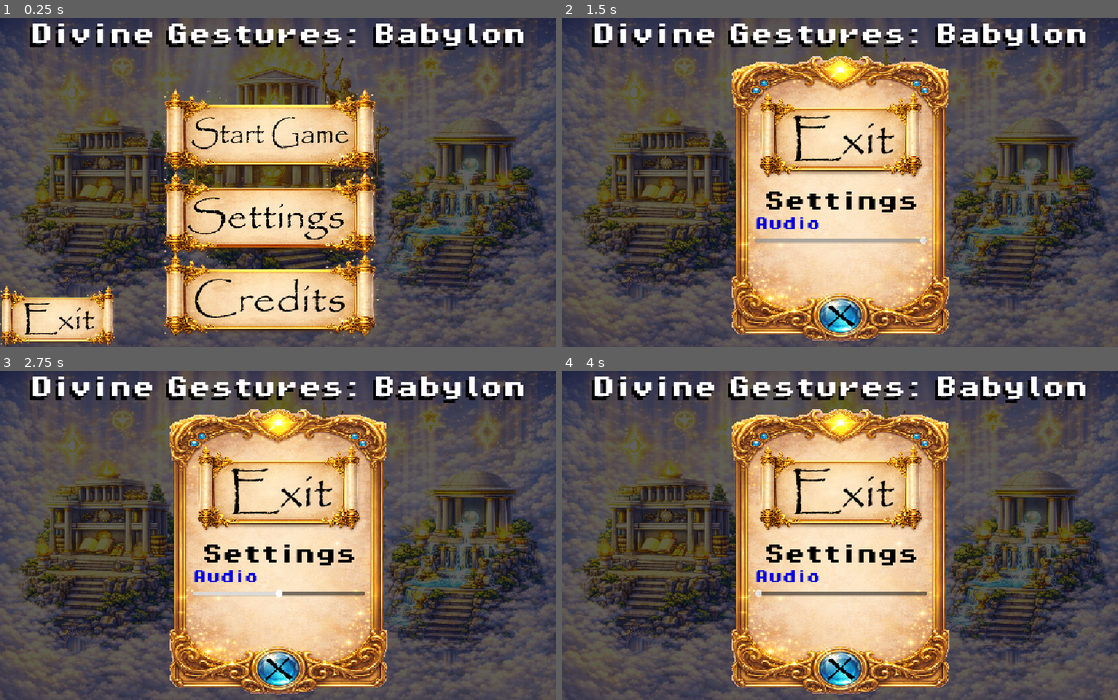
Above: before the commit, frames 1-4 (two rows, left to right).
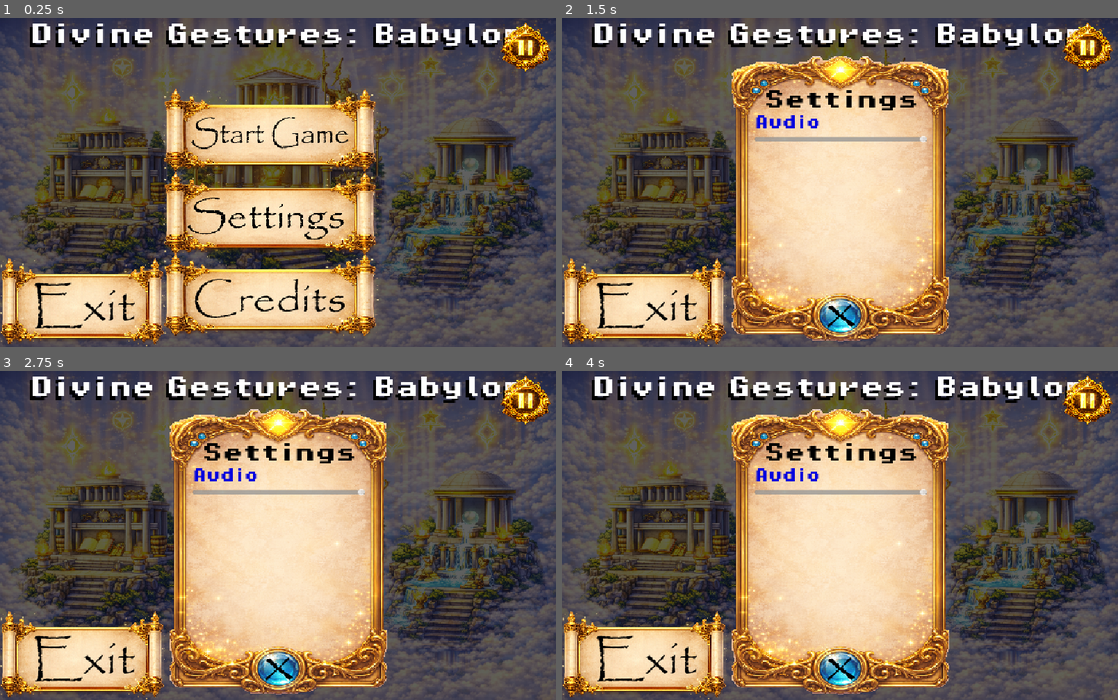
Above: after the commit, the same moments.

Repository: Hezechiel/DGB
Game: Godot game, scene res://scenes/menu/MainMenu.tscn
Same seed, same stepped clock (60 frames per second), same inputs: the game is played once before the commit and once after it.
Inputs (mouse positions are in pixels of both pictures, inside the frame that each line leads up to):
- Up to frame 1 (0.25 s): no input
- Up to frame 2 (1.5 s): tap Enter at 0.5 s; move the mouse to (962, 166) at 0.52 s; hold D (move_right) 0.53-1.25 s; hold Space (attack) 0.53-1.25 s; click (962, 166) at 0.67 s; drag from (728, 198) to (812, 248) at 1.27 s
- Up to frame 3 (2.75 s): tap Enter at 2 s; move the mouse to (278, 594) at 2.02 s; hold D (move_right) from 2.03 s (still down); hold Space (attack) from 2.03 s (still down); click (278, 594) at 2.17 s
- Up to frame 4 (4 s): release D (move_right) at 2.75 s; release Space (attack) at 2.75 s; drag from (840, 594) to (673, 486) at 2.77 s; tap Enter at 3.5 s; move the mouse to (1006, 584) at 3.52 s; hold A (move_left) from 3.53 s (still down); hold Space (attack) from 3.53 s (still down); click (1006, 584) at 3.67 s

The runs differ from the first frame. In frame 1, 6.2% of the frame differs, in the area x 0-100%, y 1-100%; in frame 2, 13%; in frame 3, 13%; in frame 4, 13%.

Commit message:
reworked pause button to new hud layer in arena scene. button visible but not working yet.

Diff:
--- a/scenes/MobileControls.tscn
+++ b/scenes/MobileControls.tscn
@@ -2,8 +2,6 @@
 
 [ext_resource type="Script" uid="uid://wxuwk8rjiujy" path="res://scripts/joystick.gd" id="1_0i7bk"]
 [ext_resource type="Texture2D" uid="uid://c65vg25i2wwaa" path="res://assets/virtual_joystick/joystick_tip.png" id="2_c6u6f"]
-[ext_resource type="Texture2D" uid="uid://br7wobrrnnlw2" path="res://assets/menu/UI_pause_basic.png" id="3_oueyw"]
-[ext_resource type="Texture2D" uid="uid://0mm8l214npdt" path="res://assets/menu/UI_pause_presed.png" id="4_sotbg"]
 
 [sub_resource type="CompressedTexture2D" id="CompressedTexture2D_c6u6f"]
 load_path = "res://.godot/imported/joystick_base_outline.png-c68e3d27899a7700b749a4bc969caacc.ctex"
@@ -114,15 +112,3 @@
 grow_vertical = 2
 mouse_filter = 2
 texture = ExtResource("2_c6u6f")
-
-[node name="PauseAnchor" type="Control" parent="Root" unique_id=24906388]
-layout_mode = 1
-anchors_preset = 1
-anchor_left = 1.0
-anchor_right = 1.0
-grow_horizontal = 0
-
-[node name="PauseButton" type="TouchScreenButton" parent="Root/PauseAnchor" unique_id=635730919]
-position = Vector2(-100, 0)
-texture_normal = ExtResource("3_oueyw")
-texture_pressed = ExtResource("4_sotbg")
--- a/scenes/arena.tscn
+++ b/scenes/arena/arena.tscn
@@ -1,15 +1,15 @@
 [gd_scene format=4 uid="uid://cel13t20juq3n"]
 
-[ext_resource type="Script" uid="uid://cprjw58lfuvba" path="res://scripts/game.gd" id="1_oexds"]
-[ext_resource type="Texture2D" uid="uid://di5q1wn6p6wmm" path="res://assets/world/world_map.png" id="2_naajo"]
-[ext_resource type="Texture2D" uid="uid://b81r7so454vot" path="res://assets/sprites/world_tileset.png" id="3_41jku"]
-[ext_resource type="PackedScene" uid="uid://b3ygtyp1ktxnt" path="res://scenes/enemy_spawner.tscn" id="4_k1k1x"]
-[ext_resource type="PackedScene" uid="uid://bjivk7ksw0cr7" path="res://scenes/player.tscn" id="5_ajq0i"]
-[ext_resource type="PackedScene" uid="uid://b8jfst32rpdy" path="res://scenes/MobileControls.tscn" id="6_8vbsj"]
-[ext_resource type="PackedScene" uid="uid://bbav7qxtv7i6x" path="res://scenes/menu/setting_overlay.tscn" id="7_xsx6r"]
+[ext_resource type="Script" uid="uid://cprjw58lfuvba" path="res://scripts/game.gd" id="1_u52cf"]
+[ext_resource type="Texture2D" uid="uid://di5q1wn6p6wmm" path="res://assets/world/world_map.png" id="2_ii07k"]
+[ext_resource type="Texture2D" uid="uid://b81r7so454vot" path="res://assets/sprites/world_tileset.png" id="3_6w4xk"]
+[ext_resource type="PackedScene" uid="uid://b3ygtyp1ktxnt" path="res://scenes/arena/enemy_spawner.tscn" id="4_2ml6w"]
+[ext_resource type="PackedScene" uid="uid://bjivk7ksw0cr7" path="res://scenes/arena/player.tscn" id="5_xgbxb"]
+[ext_resource type="PackedScene" uid="uid://b8jfst32rpdy" path="res://scenes/MobileControls.tscn" id="6_vmsrg"]
+[ext_resource type="PackedScene" uid="uid://bhudscenemain" path="res://scenes/hud/HUD.tscn" id="7_hud"]
 
 [sub_resource type="TileSetAtlasSource" id="TileSetAtlasSource_lnu2h"]
-texture = ExtResource("3_41jku")
+texture = ExtResource("3_6w4xk")
 0:0/0 = 0
 1:0/0 = 0
 2:0/0 = 0
@@ -142,12 +142,12 @@
 radius = 7.0
 
 [node name="Arena" type="Node2D" unique_id=1679629269]
-script = ExtResource("1_oexds")
+script = ExtResource("1_u52cf")
 
-[node name="WorldMap" type="Sprite2D" parent="." unique_id=1145271735]
+[node name="Map" type="Sprite2D" parent="." unique_id=1145271735]
 position = Vector2(24.999996, 21)
 scale = Vector2(0.49609378, 0.32226563)
-texture = ExtResource("2_naajo")
+texture = ExtResource("2_ii07k")
 
 [node name="TileMapLayer" type="TileMapLayer" parent="." unique_id=1072615601]
 use_parent_material = true
@@ -155,11 +155,11 @@
 tile_map_data = PackedByteArray("AAD2//b/AAABAAEAAAD3//b/AAABAAEAAAD4//b/AAABAAEAAAD5//b/AAABAAEAAAD6//b/AAABAAEAAAD7// …(1488 unchanged characters)…
 tile_set = SubResource("TileSet_lbhrr")
 
-[node name="EnemySpawner" parent="." unique_id=1872486208 node_paths=PackedStringArray("player") instance=ExtResource("4_k1k1x")]
+[node name="EnemySpawner" parent="." unique_id=1872486208 node_paths=PackedStringArray("player") instance=ExtResource("4_2ml6w")]
 position = Vector2(-172, -101)
 player = NodePath("../Player")
 
-[node name="Player" parent="." unique_id=425268589 instance=ExtResource("5_ajq0i")]
+[node name="Player" parent="." unique_id=425268589 instance=ExtResource("5_xgbxb")]
 
 [node name="Camera2D" type="Camera2D" parent="Player" unique_id=869680081]
 position = Vector2(0, -10)
@@ -179,23 +179,7 @@
 position = Vector2(0, -8)
 shape = SubResource("CircleShape2D_lbhrr")
 
-[node name="MobileControls" parent="." unique_id=1338696544 instance=ExtResource("6_8vbsj")]
+[node name="MobileControls" parent="." unique_id=1338696544 instance=ExtResource("6_vmsrg")]
 
-[node name="UI" type="CanvasLayer" parent="." unique_id=661909964]
-process_mode = 2
-
-[node name="SettingOverlay" parent="UI" unique_id=470544241 instance=ExtResource("7_xsx6r")]
-custom_minimum_size = Vector2(520, 340)
-anchors_preset = 8
-anchor_left = 0.5
-anchor_top = 0.5
-anchor_right = 0.5
-anchor_bottom = 0.5
-offset_left = -248.0
-offset_top = -184.0
-offset_right = 272.0
-offset_bottom = 156.0
-size_flags_horizontal = 4
-
-
-[connection signal="closed_requested" from="UI/SettingOverlay" to="." method="_on_setting_overlay_close_requested"]
+[node name="HUD" parent="." unique_id=661909964 instance=ExtResource("7_hud")]
+mobile_controls = NodePath("../MobileControls")
--- a/scenes/player.tscn
+++ b/scenes/arena/player.tscn
@@ -1,7 +1,7 @@
 [gd_scene format=3 uid="uid://bjivk7ksw0cr7"]
 
 [ext_resource type="Script" uid="uid://cyp86e8wyfv18" path="res://scripts/player.gd" id="1_g2els"]
-[ext_resource type="PackedScene" uid="uid://dyxn10n333b4k" path="res://scenes/projectiles/LightningBolt.tscn" id="2_dqkch"]
+[ext_resource type="PackedScene" uid="uid://dyxn10n333b4k" path="res://scenes/arena/projectiles/LightningBolt.tscn" id="2_dqkch"]
 [ext_resource type="Texture2D" uid="uid://orifl2llgneu" path="res://assets/sprites/zeus.png" id="2_qhqgy"]
 
 [sub_resource type="AtlasTexture" id="AtlasTexture_tuyoq"]
--- /dev/null
+++ b/scenes/hud/HUD.tscn
@@ -0,0 +1,35 @@
+[gd_scene format=3 uid="uid://bhudscenemain"]
+
+[ext_resource type="Script" uid="uid://copu2xbrg6361" path="res://scripts/hud/HUD.gd" id="1_hud"]
+[ext_resource type="PackedScene" uid="uid://bbav7qxtv7i6x" path="res://scenes/menu/setting_overlay.tscn" id="2_setov"]
+[ext_resource type="Texture2D" uid="uid://br7wobrrnnlw2" path="res://assets/menu/UI_pause_basic.png" id="3_pausenorm"]
+[ext_resource type="Texture2D" uid="uid://0mm8l214npdt" path="res://assets/menu/UI_pause_presed.png" id="4_pausepress"]
+
+[node name="HUD" type="CanvasLayer" unique_id=200000001]
+process_mode = 2
+layer = 10
+script = ExtResource("1_hud")
+
+[node name="Root" type="Control" parent="." unique_id=200000002]
+process_mode = 2
+layout_mode = 3
+anchors_preset = 15
+anchor_right = 1.0
+anchor_bottom = 1.0
+grow_horizontal = 2
+grow_vertical = 2
+mouse_filter = 2
+
+[node name="PauseButton" type="TextureButton" parent="Root" unique_id=200000010]
+custom_minimum_size = Vector2(80, 80)
+layout_mode = 1
+anchors_preset = 1
+anchor_left = 1.0
+anchor_right = 1.0
+offset_left = -100.0
+offset_bottom = 100.0
+grow_horizontal = 0
+texture_normal = ExtResource("3_pausenorm")
+texture_pressed = ExtResource("4_pausepress")
+
+[node name="SettingOverlay" parent="." unique_id=200000011 instance=ExtResource("2_setov")]
--- a/scenes/menu/MainMenu.tscn
+++ b/scenes/menu/MainMenu.tscn
@@ -9,6 +9,7 @@
 [ext_resource type="Texture2D" uid="uid://blimfrmn54f5n" path="res://assets/menu/UI_exit.png" id="7_bvc5d"]
 [ext_resource type="PackedScene" uid="uid://bbav7qxtv7i6x" path="res://scenes/menu/setting_overlay.tscn" id="8_e1dod"]
 [ext_resource type="PackedScene" uid="uid://pfm88dv1cava" path="res://scenes/menu/credits_overlay.tscn" id="9_bvc5d"]
+[ext_resource type="PackedScene" uid="uid://bhudscenemain" path="res://scenes/hud/HUD.tscn" id="10_ekkse"]
 
 [sub_resource type="StyleBoxTexture" id="StyleBoxTexture_mgsx5"]
 texture = ExtResource("1_uwj7d")
@@ -79,8 +80,7 @@
 texture_normal = ExtResource("6_e1dod")
 
 [node name="ExitButton" type="TouchScreenButton" parent="." unique_id=1405606220]
-position = Vector2(2.2737368e-13, 518.99994)
-scale = Vector2(0.7, 0.7)
+position = Vector2(0, 465)
 texture_normal = ExtResource("7_bvc5d")
 
 [node name="SettingOverlay" parent="." unique_id=470544241 instance=ExtResource("8_e1dod")]
@@ -92,6 +92,8 @@
 visible = false
 layout_mode = 1
 
+[node name="HUD" parent="." unique_id=200000001 instance=ExtResource("10_ekkse")]
+
 [connection signal="pressed" from="MainButtons/StartGameButon" to="." method="_on_start_game_buton_pressed"]
 [connection signal="pressed" from="MainButtons/SettingsButton" to="." method="_on_settings_button_pressed"]
 [connection signal="pressed" from="MainButtons/CreditsButton" to="." method="_on_credits_button_pressed"]
--- a/scenes/menu/setting_overlay.tscn
+++ b/scenes/menu/setting_overlay.tscn
@@ -53,12 +53,6 @@
 layout_mode = 2
 theme_override_constants/separation = 22
 
-[node name="ExitButton" type="TextureButton" parent="SettingsPanel/MarginContainer/VBoxContainer" unique_id=-838178284]
-process_mode = 3
-layout_mode = 2
-size_flags_horizontal = 4
-texture_normal = ExtResource("5_exit")
-
 [node name="ScrollContainer" type="ScrollContainer" parent="SettingsPanel/MarginContainer/VBoxContainer" unique_id=1012523393]
 layout_mode = 2
 size_flags_vertical = 3
@@ -73,7 +67,7 @@
 mouse_filter = 2
 theme_override_constants/separation = 10
 
-[node name="Settings" type="Label" parent="SettingsPanel/MarginContainer/VBoxContainer/ScrollContainer/SettingsContent" unique_id=1516085762]
+[node name="SettingsLabel" type="Label" parent="SettingsPanel/MarginContainer/VBoxContainer/ScrollContainer/SettingsContent" unique_id=1516085762]
 layout_mode = 2
 theme_override_colors/font_color = Color(0, 0, 0, 1)
 theme_override_constants/shadow_offset_x = -5
@@ -83,7 +77,7 @@
 text = "Settings"
 horizontal_alignment = 1
 
-[node name="Settings2" type="Label" parent="SettingsPanel/MarginContainer/VBoxContainer/ScrollContainer/SettingsContent" unique_id=1821686478]
+[node name="AudioLabel" type="Label" parent="SettingsPanel/MarginContainer/VBoxContainer/ScrollContainer/SettingsContent" unique_id=1821686478]
 layout_mode = 2
 theme_override_colors/font_color = Color(0, 0, 0.87058824, 1)
 theme_override_constants/shadow_offset_x = -5
@@ -107,6 +101,18 @@
 scale = Vector2(4, 4)
 shape = SubResource("CircleShape2D_3g7hk")
 
-[connection signal="pressed" from="SettingsPanel/MarginContainer/VBoxContainer/ExitButton" to="." method="_on_exit_button_pressed"]
+[node name="ExitButton" type="TextureButton" parent="." unique_id=-838178284]
+process_mode = 3
+layout_mode = 1
+anchors_preset = 2
+anchor_top = 1.0
+anchor_bottom = 1.0
+offset_top = -175.0
+offset_right = 320.0
+grow_vertical = 0
+size_flags_horizontal = 4
+texture_normal = ExtResource("5_exit")
+
 [connection signal="value_changed" from="SettingsPanel/MarginContainer/VBoxContainer/ScrollContainer/SettingsContent/AudioControl" to="SettingsPanel/MarginContainer/VBoxContainer/ScrollContainer/SettingsContent/AudioControl" method="_on_value_changed"]
 [connection signal="pressed" from="SettingsPanel/CloseSettings" to="." method="_on_close_settings_pressed"]
+[connection signal="pressed" from="ExitButton" to="." method="_on_exit_button_pressed"]
--- a/scripts/game.gd
+++ b/scripts/game.gd
@@ -1,32 +1,11 @@
 extends Node2D
 
-
-@onready var setting_overlay: SettingsOverlay = $UI/SettingOverlay
-@onready var pause_button: TouchScreenButton = $MobileControls/Root/PauseAnchor/PauseButton
-@onready var mobile_controls: CanvasLayer = $MobileControls
+@onready var hud: HUD = $HUD
 
 const MAIN_MENU_SCENE := "res://scenes/menu/MainMenu.tscn"
 
-# Called when the node enters the scene tree for the first time.
 func _ready() -> void:
-	pause_button.pressed.connect(_on_pause_pressed)
-	setting_overlay.exit_requested.connect(_on_setting_overlay_exit_requested)
+	hud.exit_requested.connect(_on_hud_exit_requested)
 
-
-func _on_pause_pressed() -> void:
-	#print("menu opened")
-	get_tree().paused = true
-	mobile_controls.visible = false
-	setting_overlay.open()
-
-
-func _on_setting_overlay_close_requested() -> void:
-	setting_overlay.close()
-	mobile_controls.visible = true
-	get_tree().paused = false
-
-
-func _on_setting_overlay_exit_requested() -> void:
-	setting_overlay.close()
-	get_tree().paused = false
+func _on_hud_exit_requested() -> void:
 	get_tree().change_scene_to_file(MAIN_MENU_SCENE)
--- /dev/null
+++ b/scripts/hud/HUD.gd
@@ -0,0 +1,57 @@
+extends CanvasLayer
+class_name HUD
+
+signal exit_requested
+
+## Node wired in arena.tscn inspector — hidden when settings are open.
+@export var mobile_controls: CanvasLayer
+
+@onready var pause_button: TextureButton = $Root/PauseButton
+@onready var setting_overlay: SettingsOverlay = $SettingOverlay
+
+const BUTTON_SIZE := 80.0
+const MARGIN := 8.0
+
+func _ready() -> void:
+	_apply_safe_area()
+	pause_button.pressed.connect(_on_pause_pressed)
+	setting_overlay.closed_requested.connect(_on_close_requested)
+	setting_overlay.exit_requested.connect(_on_exit_requested)
+
+func _apply_safe_area() -> void:
+	var safe_rect := DisplayServer.get_display_safe_area()
+	var screen_size := Vector2(DisplayServer.screen_get_size())
+	if screen_size.x == 0.0:
+		return
+	# Scale safe-area pixels (screen coords) down to viewport/UI coords.
+	var vp_size := get_viewport().get_visible_rect().size
+	var scale := vp_size / screen_size
+	var top_inset := maxf(0.0, safe_rect.position.y * scale.y)
+	var right_inset := maxf(0.0, (screen_size.x - safe_rect.end.x) * scale.x)
+	pause_button.offset_left = -(BUTTON_SIZE + right_inset + MARGIN)
+	pause_button.offset_right = -(right_inset + MARGIN)
+	pause_button.offset_top = top_inset + MARGIN
+	pause_button.offset_bottom = top_inset + MARGIN + BUTTON_SIZE
+
+func _on_pause_pressed() -> void:
+	get_tree().paused = true
+	if mobile_controls:
+		mobile_controls.visible = false
+	setting_overlay.open()
+
+func _on_close_requested() -> void:
+	setting_overlay.close()
+	if mobile_controls:
+		mobile_controls.visible = true
+	get_tree().paused = false
+
+func _on_exit_requested() -> void:
+	setting_overlay.close()
+	get_tree().paused = false
+	exit_requested.emit()
+
+# ---------------------------------------------------------------------------
+# PLACEHOLDER: func show_currency(amount: int) -> void — wire CurrencyCounter
+# PLACEHOLDER: func show_seasonal_banner(event_id: String) -> void — SeasonalEventBanner
+# PLACEHOLDER: func set_daily_rewards_available(has_reward: bool) -> void — DailyRewardsButton
+# ---------------------------------------------------------------------------
--- a/scripts/ui/main_menu.gd
+++ b/scripts/ui/main_menu.gd
@@ -6,7 +6,7 @@
 @onready var setting_overlay: SettingsOverlay = $SettingOverlay
 @onready var credits_overlay: CreditsOverlay = $CreditsOverlay
 
-const ARENA_SCENE := "res://scenes/arena.tscn"
+const ARENA_SCENE := "res://scenes/arena/arena.tscn"
 
 # Called when the node enters the scene tree for the first time.
 func _ready() -> void:
--- a/scripts/ui/setting_overlay.gd
+++ b/scripts/ui/setting_overlay.gd
@@ -5,7 +5,7 @@
 signal exit_requested
 
 @onready var close_settings: TouchScreenButton = $SettingsPanel/CloseSettings
-@onready var exit_button: TextureButton = $SettingsPanel/MarginContainer/VBoxContainer/ExitButton
+@onready var exit_button: TextureButton = $ExitButton
 
 # Called when the node enters the scene tree for the first time.
 func _ready() -> void:
Renamed: scenes/enemy_spawner.tscn -> scenes/arena/enemy_spawner.tscn
Renamed: scenes/projectiles/LightningBolt.tscn -> scenes/arena/projectiles/LightningBolt.tscn
Not shown, added: scripts/hud/HUD.gd.uid
